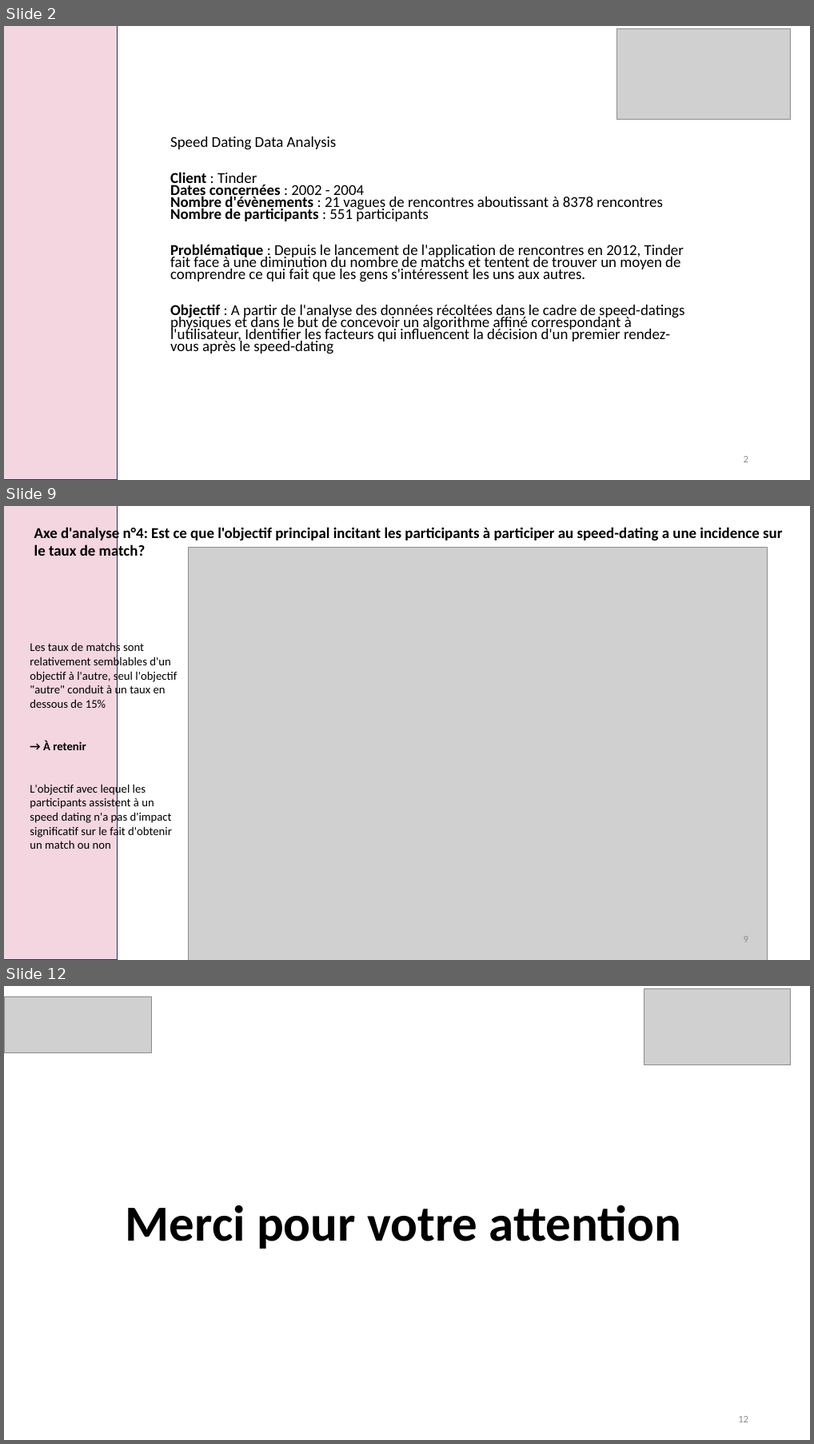
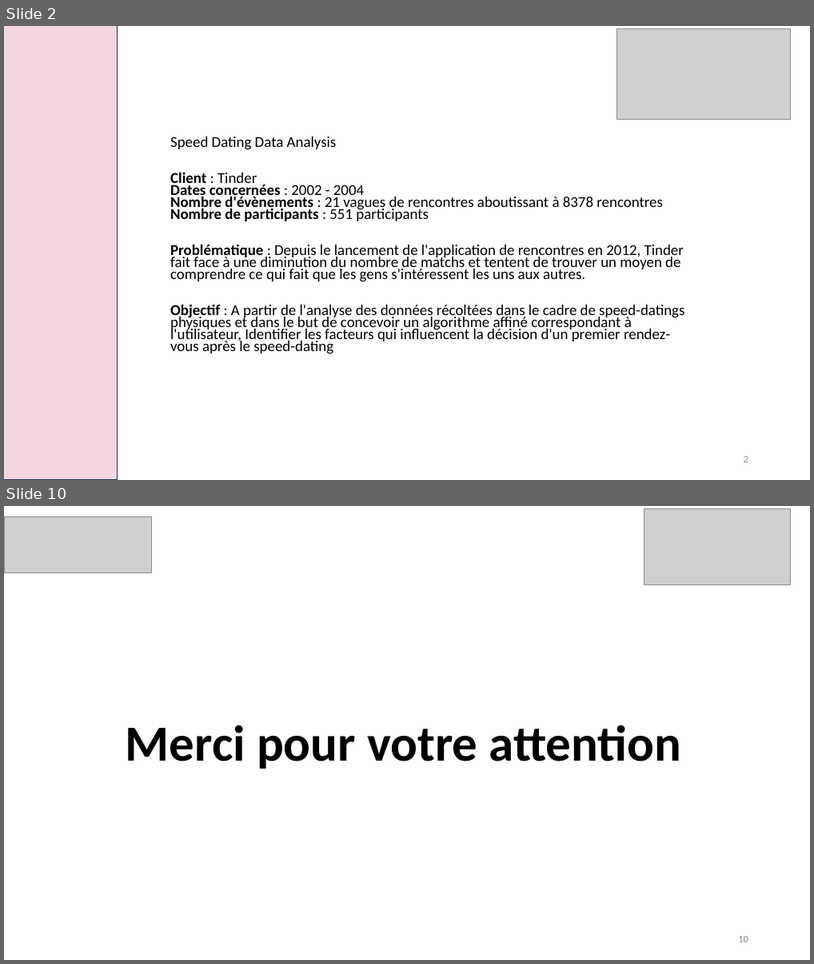
Before and after one commit to laura-lucchini/projet_speed_dating_bloc2_RNCP, a slide deck: speed_dating.pptx. Shown one above the other, each under a label of ours: slides 2, 9 and 12 before the commit, slides 2 and 10 after it; the slides between them are not shown. The pictures are 814x1444 and 814x964 pixels, drawn with LibreOffice and Linux fonts; fonts in the diff are those of the drawing; grey boxes stand for pictures. Boxes give left, top, right and bottom in pixels: in the first picture for what was removed or moved away, otherwise in the second. Text is boxed around its words. In the diff, an @@ line names an element or a change of style, - is before the commit and + after.

```diff
--- a/speed_dating.pptx
+++ b/speed_dating.pptx
@@ slide 9 removed at [4,506,810,960], background #FFFFFF @@
@@ rectangle removed at [4,506,117,960] @@
@@ text removed at [34,525,782,560] @@
-Axe d'analyse n°4: Est ce que l'objectif principal incitant les participants à participer au speed-dating a une incidence sur le taux de match?
@@ picture removed at [189,547,767,960] @@
@@ text removed at [30,641,177,848] @@
-Les taux de matchs sont relativement semblables d'un objectif à l'autre, seul l'objectif "autre" conduit à un taux en dessous de 15%
-→ À retenir
-L'objectif avec lequel les participants assistent à un speed dating n'a pas d'impact significatif sur le fait d'obtenir un match ou non
@@ page number removed at [744,936,749,942] @@
-9
@@ what was slide 12 is now slide 10 @@
@@ page number at [738,936,749,942]: text changed @@
-12
+10
```
Also in this commit, not shown: 6 slides changed, 1 slide added, 2 other slides removed, 3 other files.
